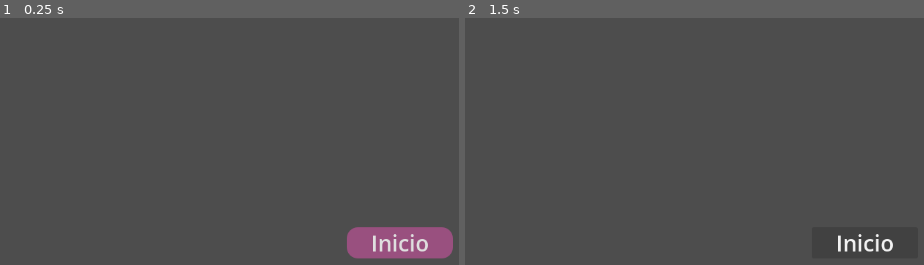
Above: before the commit, frames 1-2 (left to right).
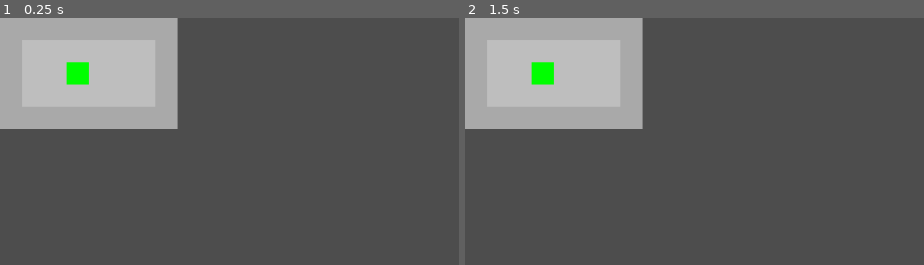
Above: after the commit, the same moments.

Repository: raultm/learn-godot
Game: Godot game, scene res://Level2DTopDown.tscn
Same seed, same stepped clock (60 frames per second), same inputs: the game is played once before the commit and once after it. Before the commit the project starts from res://menu.tscn.
Inputs (mouse positions are in pixels of both pictures, inside the frame that each line leads up to):
- Up to frame 1 (0.25 s): no input
- Up to frame 2 (1.5 s): click (864, 242) at 0.5 s, where only the run before the commit has a clickable "Inicio"; click (864, 242) at 1.25 s, where only the run before the commit has a clickable "Inicio"

The runs differ from the first frame. In frame 1, 20% of the frame differs, in the area x 0-99%, y 0-98%; in frame 2, 18%.

Commit message:
feat: :sparkles: Pintar nivel desde texto: pared, suelo y jugador

Diff:
--- /dev/null
+++ b/Level2DTopDown.tscn
@@ -0,0 +1,7 @@
+[gd_scene format=3 uid="uid://wh5an774241u"]
+
+[ext_resource type="Script" uid="uid://dgppwf11fshsp" path="res://level_2d_top_down.gd" id="1_tv8y1"]
+
+[node name="Level2dTopDown" type="Node2D" unique_id=655948461]
+script = ExtResource("1_tv8y1")
+level_path = "res://levels/level_01.txt"
--- /dev/null
+++ b/level_2d_top_down.gd
@@ -0,0 +1,65 @@
+extends Node2D
+
+@export var level_path : String
+@export var tile_size : int = 32
+
+var grid := []
+
+func _ready():
+	if level_path == "":
+		push_error("No hay level_path definido")
+		return
+
+	load_level(level_path)
+	build_level()
+
+func load_level(path):
+	if not FileAccess.file_exists(path):
+		push_error("No existe: " + path)
+		return
+
+	var file = FileAccess.open(path, FileAccess.READ)
+	grid.clear()
+
+	while not file.eof_reached():
+		grid.append(file.get_line())
+
+	file.close()
+
+func build_level():
+	for y in range(grid.size()):
+		var line = grid[y]
+
+		for x in range(line.length()):
+			var symbol = line[x]
+			var world_pos = Vector2(x, y) * tile_size
+
+			match symbol:
+				"#":
+					spawn_wall(world_pos)
+				".":
+					spawn_floor(world_pos)
+				"P":
+					spawn_floor(world_pos)
+					spawn_player(world_pos)
+
+func spawn_wall(pos):
+	var rect = ColorRect.new()
+	rect.color = Color.DARK_GRAY
+	rect.size = Vector2(tile_size, tile_size)
+	rect.position = pos
+	add_child(rect)
+
+func spawn_floor(pos):
+	var rect = ColorRect.new()
+	rect.color = Color.GRAY
+	rect.size = Vector2(tile_size, tile_size)
+	rect.position = pos
+	add_child(rect)
+
+func spawn_player(pos):
+	var rect = ColorRect.new()
+	rect.color = Color.GREEN
+	rect.size = Vector2(tile_size, tile_size)
+	rect.position = pos
+	add_child(rect)
--- a/project.godot
+++ b/project.godot
@@ -11,7 +11,7 @@
 [application]
 
 config/name="learn-godot"
-run/main_scene="res://menu.tscn"
+run/main_scene="uid://wh5an774241u"
 config/features=PackedStringArray("4.6", "Forward Plus")
 config/icon="res://icon.svg"
 
Not shown, added: builds/learn-godot.apple-touch-icon.png.import
Not shown, added: builds/learn-godot.icon.png.import
Not shown, added: builds/learn-godot.png.import
Not shown, added: level_2d_top_down.gd.uid
Not shown, added: levels/level_01.txt
Not shown, changed: README.md
